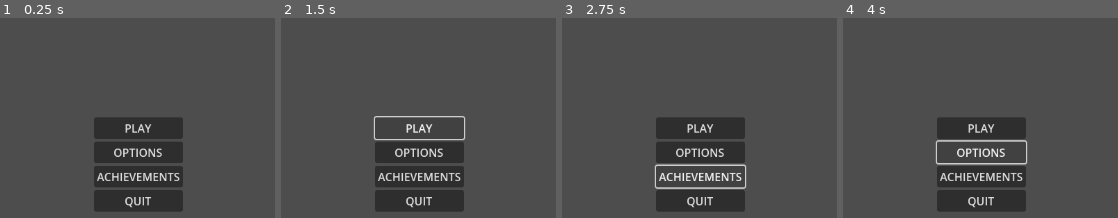
Above: before the commit, frames 1-4 (left to right).
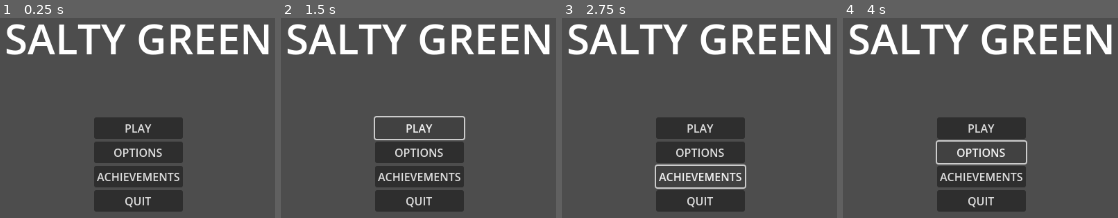
Above: after the commit, the same moments.

Repository: KoloidStudios/salty-green
Game: Godot game, scene res://src/ui/ui_menu.tscn
Same seed, same stepped clock (60 frames per second), same inputs: the game is played once before the commit and once after it. The project has no main scene, so this scene is started directly.
Inputs:
- Up to frame 1 (0.25 s): no input
- Up to frame 2 (1.5 s): click "PLAY" at 0.5 s; click "PLAY" at 1.25 s
- Up to frame 3 (2.75 s): click "ACHIEVEMENTS" at 2 s
- Up to frame 4 (4 s): click "OPTIONS" at 2.75 s; hold Right (right, bound only after the commit) from 3.53 s (still down)

The runs differ from the first frame. In frame 1, 6.3% of the frame differs, in the area x 2-98%, y 3-19%; in frame 2, 6.3%; in frame 3, 6.3%; in frame 4, 6.3%.

Commit message:
movement basic rotation

Diff:
--- a/project.godot
+++ b/project.godot
@@ -22,6 +22,29 @@
 
 project/assembly_name="salty-green"
 
+[input]
+
+up={
+"deadzone": 0.5,
+"events": [Object(InputEventKey,"resource_local_to_scene":false,"resource_name":"","device":0,"window_id":0,"alt_pressed":false,"shift_pressed":false,"ctrl_pressed":false,"meta_pressed":false,"pressed":false,"keycode":0,"physical_keycode":4194320,"key_label":0,"unicode":0,"echo":false,"script":null)
+]
+}
+down={
+"deadzone": 0.5,
+"events": [Object(InputEventKey,"resource_local_to_scene":false,"resource_name":"","device":0,"window_id":0,"alt_pressed":false,"shift_pressed":false,"ctrl_pressed":false,"meta_pressed":false,"pressed":false,"keycode":0,"physical_keycode":4194322,"key_label":0,"unicode":0,"echo":false,"script":null)
+]
+}
+left={
+"deadzone": 0.5,
+"events": [Object(InputEventKey,"resource_local_to_scene":false,"resource_name":"","device":0,"window_id":0,"alt_pressed":false,"shift_pressed":false,"ctrl_pressed":false,"meta_pressed":false,"pressed":false,"keycode":0,"physical_keycode":4194319,"key_label":0,"unicode":0,"echo":false,"script":null)
+]
+}
+right={
+"deadzone": 0.5,
+"events": [Object(InputEventKey,"resource_local_to_scene":false,"resource_name":"","device":0,"window_id":0,"alt_pressed":false,"shift_pressed":false,"ctrl_pressed":false,"meta_pressed":false,"pressed":false,"keycode":0,"physical_keycode":4194321,"key_label":0,"unicode":0,"echo":false,"script":null)
+]
+}
+
 [rendering]
 
 renderer/rendering_method="gl_compatibility"
--- /dev/null
+++ b/src/gameplay/boat.gd
@@ -0,0 +1,15 @@
+extends CharacterBody2D
+
+@export var speed = 100
+@export var rotation_speed = 3
+
+var rotation_direction = 0
+
+func get_input():
+	rotation_direction = Input.get_axis("left", "right")
+	velocity = transform.x * Input.get_axis("down", "up") * speed
+
+func _physics_process(delta):
+	get_input()
+	rotation += rotation_direction * rotation_speed * delta
+	move_and_slide()
--- /dev/null
+++ b/src/gameplay/boat.tscn
@@ -0,0 +1,17 @@
+[gd_scene load_steps=4 format=3 uid="uid://buk7uchvp6xab"]
+
+[ext_resource type="Script" path="res://src/gameplay/boat.gd" id="1_b3p04"]
+[ext_resource type="Texture2D" uid="uid://c7bvmlntponot" path="res://assets/icon.svg" id="2_8a5xn"]
+
+[sub_resource type="CapsuleShape2D" id="CapsuleShape2D_7n22l"]
+
+[node name="boat" type="CharacterBody2D"]
+script = ExtResource("1_b3p04")
+
+[node name="Sprite2D" type="Sprite2D" parent="."]
+position = Vector2(0, -0.5)
+scale = Vector2(0.140625, 0.242188)
+texture = ExtResource("2_8a5xn")
+
+[node name="CollisionShape2D" type="CollisionShape2D" parent="."]
+shape = SubResource("CapsuleShape2D_7n22l")
--- a/src/ui/ui_menu.tscn
+++ b/src/ui/ui_menu.tscn
@@ -8,8 +8,12 @@
 [sub_resource type="Animation" id="Animation_x5j14"]
 resource_name = "play_pressed"
 
+[sub_resource type="Animation" id="Animation_xls8m"]
+length = 0.001
+
 [sub_resource type="AnimationLibrary" id="AnimationLibrary_kq0dt"]
 _data = {
+"RESET": SubResource("Animation_xls8m"),
 "play_pressed": SubResource("Animation_x5j14"),
 "start": SubResource("Animation_0ivtk")
 }
@@ -23,16 +27,35 @@
 grow_vertical = 2
 script = ExtResource("1_dfvad")
 
-[node name="main" type="VBoxContainer" parent="."]
+[node name="Label" type="Label" parent="."]
 layout_mode = 1
 anchors_preset = 8
 anchor_left = 0.5
 anchor_top = 0.5
 anchor_right = 0.5
 anchor_bottom = 0.5
-offset_left = -53.5
+offset_left = -112.5
+offset_top = -209.0
+offset_right = 112.5
+offset_bottom = -157.0
+grow_horizontal = 2
+grow_vertical = 2
+theme_override_font_sizes/font_size = 60
+text = "SALTY GREEN"
+horizontal_alignment = 1
+vertical_alignment = 1
+
+[node name="main" type="VBoxContainer" parent="."]
+visible = false
+layout_mode = 1
+anchors_preset = 8
+anchor_left = 0.5
+anchor_top = 0.5
+anchor_right = 0.5
+anchor_bottom = 0.5
+offset_left = -64.0
 offset_top = -68.0
-offset_right = 53.5
+offset_right = 64.0
 offset_bottom = 68.0
 grow_horizontal = 2
 grow_vertical = 2
@@ -55,7 +78,6 @@
 "
 
 [node name="profile" type="VBoxContainer" parent="."]
-visible = false
 layout_mode = 1
 anchors_preset = 8
 anchor_left = 0.5
@@ -68,6 +90,9 @@
 offset_bottom = 20.0
 grow_horizontal = 2
 grow_vertical = 2
+
+[node name="HBoxContainer" type="HBoxContainer" parent="profile"]
+layout_mode = 2
 
 [node name="Label" type="Label" parent="profile"]
 layout_mode = 2
Not shown: 1 places in src/ui/ui_menu.tscn that only renumber resources
